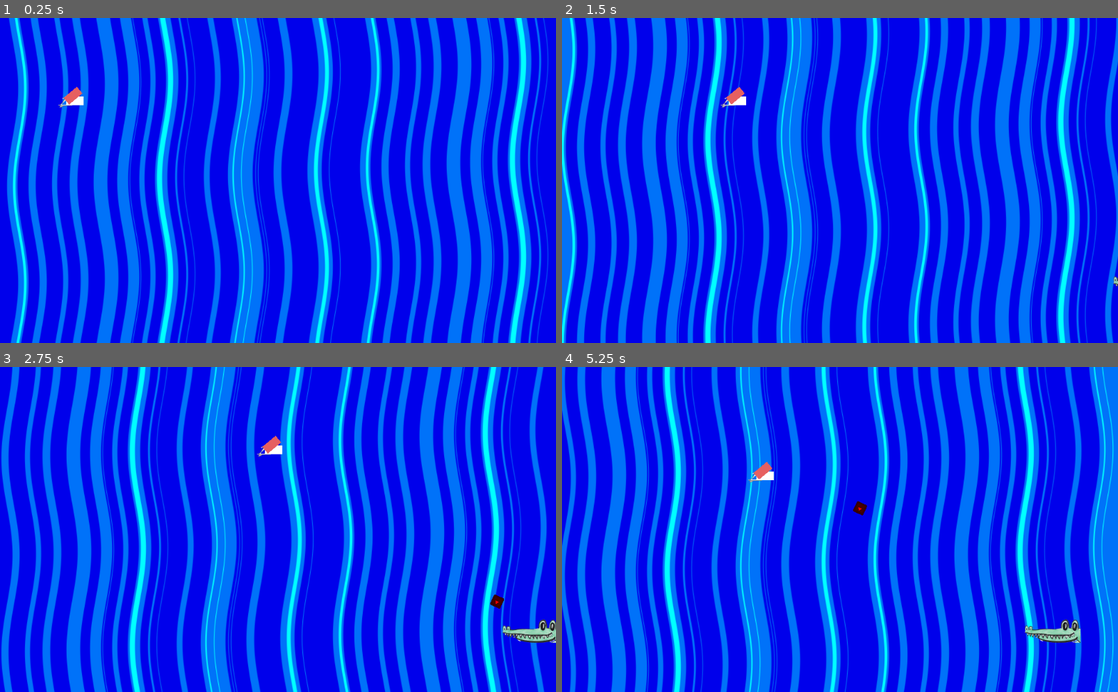
Above: before the commit, frames 1-4 (two rows, left to right).
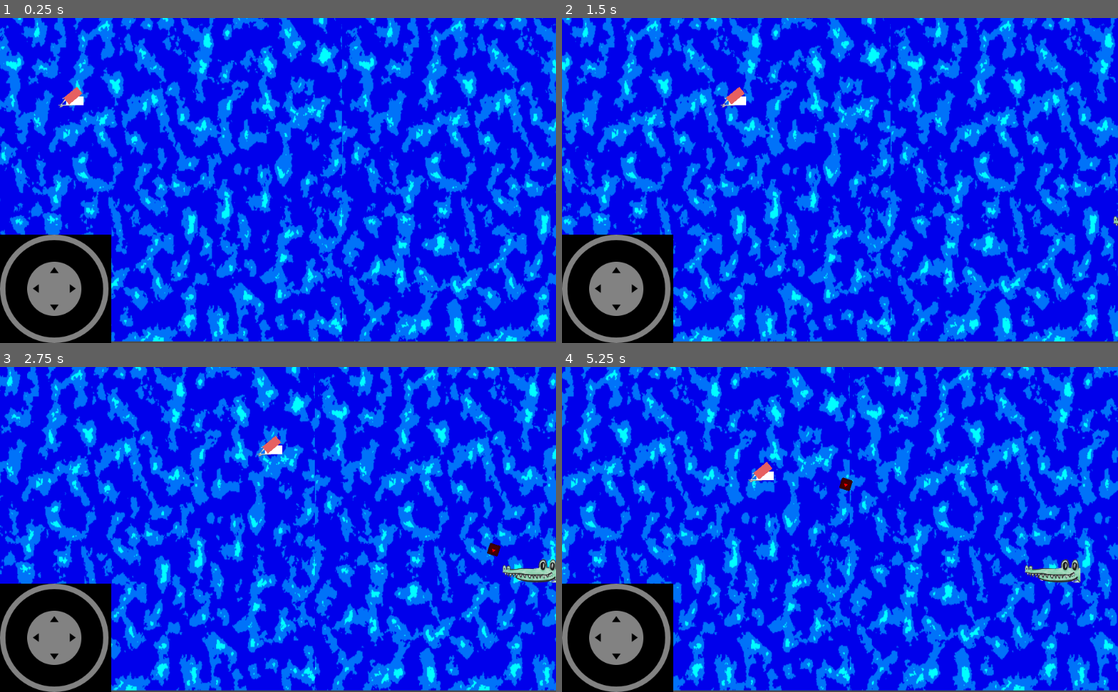
Above: after the commit, the same moments.

Repository: theSledgeHammerAlphabetConspiracy/gatortaser3.5
Game: Godot game, scene res://main.tscn
Two runs of this game, one before a commit and one after it. Both use one fixed random seed, a clock stepped at 60 frames per second and the inputs below. The engine's default icon, where the game draws it, is replaced by a stand-in: a white triangle on a blue panel in a dark square.
Inputs (mouse positions are in pixels of both pictures, inside the frame that each line leads up to):
- Up to frame 1 (0.25 s): no input
- Up to frame 2 (1.5 s): move the mouse to (962, 164) at 0.52 s; hold Right (ui_right) 0.53-1.25 s; tap Space (shoot) at 0.6 s; click (962, 164) at 0.67 s; drag from (728, 196) to (728, 102) at 1.27 s
- Up to frame 3 (2.75 s): move the mouse to (333, 458) at 2.02 s; hold Right (ui_right) from 2.03 s (still down); tap Space (shoot) at 2.1 s
- Up to frame 4 (5.25 s): release Right (ui_right) at 2.75 s; drag from (812, 594) to (1090, 633) at 2.77 s; move the mouse to (1006, 578) at 3.52 s; hold Left (ui_left) 3.53-4.25 s; tap Space (shoot) at 3.6, 5.1 s; drag from (673, 480) to (1051, 633) at 4.27 s; move the mouse to (867, 529) at 5.02 s; hold Down (ui_down) from 5.03 s (still down); click (867, 529) at 5.17 s

The runs differ from the first frame. In frame 1, 58% of the frame differs, in the area x 0-100%, y 0-100%; in frame 2, 59%; in frame 3, 58%; in frame 4, 61%.

Commit message:
itch release

Diff:
--- /dev/null
+++ b/joystick/virtual_joystick.gd
@@ -0,0 +1,161 @@
+class_name VirtualJoystick
+
+extends Control
+
+# https://github.com/MarcoFazioRandom/Virtual-Joystick-Godot
+
+#### EXPORTED VARIABLE ####
+
+# The color of the button when the joystick is in use.
+export(Color) var pressed_color := Color.gray
+
+# If the input is inside this range, the output is zero.
+export(float, 0, 200, 1) var deadzone_size : float = 10
+
+# The max distance the tip can reach.
+export(float, 0, 500, 1) var clampzone_size : float = 75
+
+# FIXED: The joystick doesn't move.
+# DYNAMIC: Every time the joystick area is pressed, the joystick position is set on the touched position.
+enum JoystickMode {FIXED, DYNAMIC}
+
+export(JoystickMode) var joystick_mode := JoystickMode.FIXED
+
+# VISIBILITY_ALWAYS = Always visible.
+# VISIBILITY_TOUCHSCREEN_ONLY = Visible on touch screens only.
+enum VisibilityMode {ALWAYS , TOUCHSCREEN_ONLY }
+
+export(VisibilityMode) var visibility_mode := VisibilityMode.ALWAYS
+
+# Use Input Actions
+export var use_input_actions := true
+
+# Project -> Project Settings -> Input Map
+export var action_left := "ui_left"
+export var action_right := "ui_right"
+export var action_up := "ui_up"
+export var action_down := "ui_down"
+
+#### PUBLIC VARIABLES ####
+
+# If the joystick is receiving inputs.
+var _pressed := false setget , is_pressed
+
+func is_pressed() -> bool:
+	return _pressed
+
+# The joystick output.
+var _output := Vector2.ZERO setget , get_output
+
+func get_output() -> Vector2:
+	return _output
+
+#### PRIVATE VARIABLES ####
+
+var _touch_index : int = -1
+
+onready var _base := $Base
+onready var _tip := $Base/Tip
+
+onready var _base_radius = _base.rect_size * _base.get_global_transform_with_canvas().get_scale() / 2
+
+onready var _base_default_position : Vector2 = _base.rect_position
+onready var _tip_default_position : Vector2 = _tip.rect_position
+
+onready var _default_color : Color = _tip.modulate
+
+#### FUNCTIONS ####
+
+func _ready() -> void:
+	if not OS.has_touchscreen_ui_hint() and visibility_mode == VisibilityMode.TOUCHSCREEN_ONLY:
+		hide()
+
+func _input(event: InputEvent) -> void:
+	if event is InputEventScreenTouch:
+		if event.pressed:
+			if _is_point_inside_joystick_area(event.position) and _touch_index == -1:
+				if joystick_mode == JoystickMode.DYNAMIC or (joystick_mode == JoystickMode.FIXED and _is_point_inside_base(event.position)):
+					if joystick_mode == JoystickMode.DYNAMIC:
+						_move_base(event.position)
+					_touch_index = event.index
+					_tip.modulate = pressed_color
+					_update_joystick(event.position)
+					get_tree().set_input_as_handled()
+		elif event.index == _touch_index:
+			_reset()
+			get_tree().set_input_as_handled()
+	elif event is InputEventScreenDrag:
+		if event.index == _touch_index:
+			_update_joystick(event.position)
+			get_tree().set_input_as_handled()
+
+func _move_base(new_position: Vector2) -> void:
+	_base.rect_global_position = new_position - _base.rect_pivot_offset * get_global_transform_with_canvas().get_scale()
+
+func _move_tip(new_position: Vector2) -> void:
+	_tip.rect_global_position = new_position - _tip.rect_pivot_offset * _base.get_global_transform_with_canvas().get_scale()
+
+func _is_point_inside_joystick_area(point: Vector2) -> bool:
+	var x: bool = point.x >= rect_global_position.x and point.x <= rect_global_position.x + (rect_size.x * get_global_transform_with_canvas().get_scale().x)
+	var y: bool = point.y >= rect_global_position.y and point.y <= rect_global_position.y + (rect_size.y * get_global_transform_with_canvas().get_scale().y)
+	return x and y
+
+func _is_point_inside_base(point: Vector2) -> bool:
+	var center : Vector2 = _base.rect_global_position + _base_radius
+	var vector : Vector2 = point - center
+	if vector.length_squared() <= _base_radius.x * _base_radius.x:
+		return true
+	else:
+		return false
+
+func _update_joystick(touch_position: Vector2) -> void:
+	var center : Vector2 = _base.rect_global_position + _base_radius
+	var vector : Vector2 = touch_position - center
+	vector = vector.clamped(clampzone_size)
+
+	_move_tip(center + vector)
+
+	if vector.length_squared() > deadzone_size * deadzone_size:
+		_pressed = true
+		_output = (vector - (vector.normalized() * deadzone_size)) / (clampzone_size - deadzone_size)
+	else:
+		_pressed = false
+		_output = Vector2.ZERO
+
+	if use_input_actions:
+		_update_input_actions()
+
+func _update_input_actions():
+	if _output.x < 0:
+		Input.action_press(action_left, -_output.x)
+	elif Input.is_action_pressed(action_left):
+		Input.action_release(action_left)
+	if _output.x > 0:
+		Input.action_press(action_right, _output.x)
+	elif Input.is_action_pressed(action_right):
+		Input.action_release(action_right)
+	if _output.y < 0:
+		Input.action_press(action_up, -_output.y)
+	elif Input.is_action_pressed(action_up):
+		Input.action_release(action_up)
+	if _output.y > 0:
+		Input.action_press(action_down, _output.y)
+	elif Input.is_action_pressed(action_down):
+		Input.action_release(action_down)
+
+func _reset():
+	_pressed = false
+	_output = Vector2.ZERO
+	_touch_index = -1
+	_tip.modulate = _default_color
+	_base.rect_position = _base_default_position
+	_tip.rect_position = _tip_default_position
+	if use_input_actions:
+		if Input.is_action_pressed(action_left) or Input.is_action_just_pressed(action_left):
+			Input.action_release(action_left)
+		if Input.is_action_pressed(action_right) or Input.is_action_just_pressed(action_right):
+			Input.action_release(action_right)
+		if Input.is_action_pressed(action_down) or Input.is_action_just_pressed(action_down):
+			Input.action_release(action_down)
+		if Input.is_action_pressed(action_up) or Input.is_action_just_pressed(action_up):
+			Input.action_release(action_up)
--- /dev/null
+++ b/joystick/virtual_joystick.tscn
@@ -0,0 +1,55 @@
+[gd_scene load_steps=4 format=2]
+
+[ext_resource path="res://joystick/textures/joystick_base_outline.png" type="Texture" id=1]
+[ext_resource path="res://joystick/textures/joystick_tip_arrows.png" type="Texture" id=2]
+[ext_resource path="res://joystick/virtual_joystick.gd" type="Script" id=3]
+
+[node name="Virtual joystick" type="Control"]
+modulate = Color( 1, 1, 1, 0.509804 )
+anchor_top = 1.0
+anchor_bottom = 1.0
+margin_left = 50.0
+margin_top = -250.0
+margin_right = 250.0
+margin_bottom = -50.0
+script = ExtResource( 3 )
+
+[node name="Base" type="TextureRect" parent="."]
+anchor_left = 0.5
+anchor_top = 0.5
+anchor_right = 0.5
+anchor_bottom = 0.5
+margin_left = -100.0
+margin_top = -100.0
+margin_right = 100.0
+margin_bottom = 100.0
+grow_horizontal = 2
+grow_vertical = 2
+rect_pivot_offset = Vector2( 100, 100 )
+size_flags_horizontal = 4
+size_flags_vertical = 4
+texture = ExtResource( 1 )
+stretch_mode = 6
+__meta__ = {
+"_edit_use_anchors_": false
+}
+
+[node name="Tip" type="TextureRect" parent="Base"]
+anchor_left = 0.5
+anchor_top = 0.5
+anchor_right = 0.5
+anchor_bottom = 0.5
+margin_left = -50.0
+margin_top = -50.0
+margin_right = 50.0
+margin_bottom = 50.0
+grow_horizontal = 2
+grow_vertical = 2
+rect_pivot_offset = Vector2( 50, 50 )
+size_flags_horizontal = 4
+size_flags_vertical = 4
+texture = ExtResource( 2 )
+stretch_mode = 6
+__meta__ = {
+"_edit_use_anchors_": false
+}
--- a/main.tscn
+++ b/main.tscn
@@ -7,6 +7,7 @@
 [ext_resource path="res://scripts/scrolling.gd" type="Script" id=5]
 [ext_resource path="res://touchcontrols2.tscn" type="PackedScene" id=6]
 [ext_resource path="res://good assets/0037.png" type="Texture" id=7]
+[ext_resource path="res://joystick/virtual_joystick.tscn" type="PackedScene" id=8]
 
 [sub_resource type="RectangleShape2D" id=1]
 extents = Vector2( 20, 10 )
@@ -31,7 +32,7 @@
 "times": PoolRealArray( 0, 1.5, 3 ),
 "transitions": PoolRealArray( 1, 1, 1 ),
 "update": 0,
-"values": [ Vector2( 0, 0 ), Vector2( 0, 520 ), Vector2( 0, 0 ) ]
+"values": [ Vector2( 0, 0 ), Vector2( 0, 350 ), Vector2( 0, 0 ) ]
 }
 
 [sub_resource type="Animation" id=6]
@@ -61,26 +62,6 @@
 "values": [ Vector2( 0, 0 ) ]
 }
 
-[sub_resource type="Shader" id=7]
-code = "shader_type canvas_item;
-
-uniform float wave_speed = 3.0; //wave loop speed
-uniform float wave_freq = 10.0; //wave vertical freq
-uniform float wave_width = 1; //wave width
-void fragment(){
-	vec2 scale_UV = SCREEN_UV;
-	vec2 wave_uv_offset;
-	wave_uv_offset.x = cos((TIME*wave_speed)+UV.x+UV.y*wave_freq*2.0)*wave_width*0.01;
-	//COLOR = vec4(wave_uv_offset,0.0,1.0);
-	COLOR = texture(SCREEN_TEXTURE,scale_UV+wave_uv_offset);
-}"
-
-[sub_resource type="ShaderMaterial" id=8]
-shader = SubResource( 7 )
-shader_param/wave_speed = 1.0
-shader_param/wave_freq = 6.0
-shader_param/wave_width = 1.0
-
 [sub_resource type="Gradient" id=9]
 
 [sub_resource type="GradientTexture2D" id=10]
@@ -91,9 +72,9 @@
 script = ExtResource( 1 )
 
 [node name="ColorRect" type="ColorRect" parent="."]
-visible = false
-margin_right = 40.0
-margin_bottom = 40.0
+margin_top = 400.0
+margin_right = 8.0
+margin_bottom = 475.0
 rect_scale = Vector2( 25.6, 2.76 )
 color = Color( 0, 0, 0, 1 )
 
@@ -151,13 +132,6 @@
 [node name="player" parent="." instance=ExtResource( 2 )]
 position = Vector2( 117, 153 )
 
-[node name="wave" type="Sprite" parent="."]
-material = SubResource( 8 )
-position = Vector2( 510.5, 311.5 )
-scale = Vector2( 16.9531, 10.7344 )
-z_index = -1
-texture = ExtResource( 4 )
-
 [node name="Sprite2" type="Sprite" parent="."]
 visible = false
 position = Vector2( 510.5, 311.5 )
@@ -189,6 +163,12 @@
 rotation = 1.5708
 texture = SubResource( 10 )
 
+[node name="Virtual joystick" parent="." instance=ExtResource( 8 )]
+margin_left = 0.0
+margin_top = 400.0
+margin_right = 200.0
+margin_bottom = 600.0
+
 [connection signal="timeout" from="spawnsystem/Timer" to="." method="_on_Timer_timeout"]
 
 [editable path="Node2D"]
--- /dev/null
+++ b/objects/waveshader.tscn
@@ -0,0 +1,30 @@
+[gd_scene load_steps=4 format=2]
+
+[ext_resource path="res://icon.png" type="Texture" id=1]
+
+[sub_resource type="Shader" id=7]
+code = "shader_type canvas_item;
+
+uniform float wave_speed = 3.0; //wave loop speed
+uniform float wave_freq = 10.0; //wave vertical freq
+uniform float wave_width = 1; //wave width
+void fragment(){
+	vec2 scale_UV = SCREEN_UV;
+	vec2 wave_uv_offset;
+	wave_uv_offset.x = cos((TIME*wave_speed)+UV.x+UV.y*wave_freq*2.0)*wave_width*0.01;
+	//COLOR = vec4(wave_uv_offset,0.0,1.0);
+	COLOR = texture(SCREEN_TEXTURE,scale_UV+wave_uv_offset);
+}"
+
+[sub_resource type="ShaderMaterial" id=8]
+shader = SubResource( 7 )
+shader_param/wave_speed = 1.0
+shader_param/wave_freq = 6.0
+shader_param/wave_width = 1.0
+
+[node name="wave" type="Sprite"]
+material = SubResource( 8 )
+position = Vector2( 510.5, 311.5 )
+scale = Vector2( 16.9531, 10.7344 )
+z_index = -1
+texture = ExtResource( 1 )
--- a/project.godot
+++ b/project.godot
@@ -7,6 +7,16 @@
 ;   param=value ; assign values to parameters
 
 config_version=4
+
+_global_script_classes=[ {
+"base": "Control",
+"class": "VirtualJoystick",
+"language": "GDScript",
+"path": "res://joystick/virtual_joystick.gd"
+} ]
+_global_script_class_icons={
+"VirtualJoystick": ""
+}
 
 [application]
 
--- a/tazerproj.tscn
+++ b/tazerproj.tscn
@@ -14,6 +14,9 @@
 shape = SubResource( 1 )
 
 [node name="Sprite" type="Sprite" parent="."]
+modulate = Color( 0, 0, 0, 1 )
+position = Vector2( -0.500001, 0 )
+scale = Vector2( 0.3, 0.3 )
 z_index = 2
 texture = ExtResource( 2 )
 
--- /dev/null
+++ b/test/player.gd
@@ -0,0 +1,24 @@
+extends Sprite
+
+export (NodePath) var joystickLeftPath
+onready var joystickLeft : VirtualJoystick = get_node(joystickLeftPath)
+
+export var speed : float = 100
+
+export (NodePath) var joystickRightPath
+onready var joystickRight : VirtualJoystick = get_node(joystickRightPath)
+
+func _process(delta: float) -> void:
+#	# Movement using the joystick output:
+#	if joystickLeft and joystickLeft.is_pressed():
+#		position += joystickLeft.get_output() * speed * delta
+
+	# Movement using Input functions:
+	var move := Vector2.ZERO
+	move.x = Input.get_axis("ui_left", "ui_right")
+	move.y = Input.get_axis("ui_up", "ui_down")
+	position += move * speed * delta
+
+	# Rotation:
+	if joystickRight and joystickRight.is_pressed():
+		rotation = joystickRight.get_output().angle()
--- /dev/null
+++ b/test/test.tscn
@@ -0,0 +1,27 @@
+[gd_scene load_steps=4 format=2]
+
+[ext_resource path="res://icon.png" type="Texture" id=1]
+[ext_resource path="res://joystick/virtual_joystick.tscn" type="PackedScene" id=2]
+[ext_resource path="res://test/player.gd" type="Script" id=3]
+
+[node name="Node" type="Node"]
+
+[node name="UI" type="CanvasLayer" parent="."]
+
+[node name="Virtual joystick" parent="UI" instance=ExtResource( 2 )]
+
+[node name="Virtual joystick2" parent="UI" instance=ExtResource( 2 )]
+anchor_left = 1.0
+anchor_right = 1.0
+margin_left = -250.0
+margin_right = -50.0
+joystick_mode = 1
+use_input_actions = false
+
+[node name="Icon" type="Sprite" parent="."]
+position = Vector2( 512, 300 )
+scale = Vector2( 2, 2 )
+texture = ExtResource( 1 )
+script = ExtResource( 3 )
+joystickLeftPath = NodePath("../UI/Virtual joystick")
+joystickRightPath = NodePath("../UI/Virtual joystick2")
Binary file added: joystick/textures/joystick_base_outline.png
Not shown, added: joystick/textures/joystick_base_outline.png.import
Binary file added: joystick/textures/joystick_tip.png
Not shown, added: joystick/textures/joystick_tip.png.import
Binary file added: joystick/textures/joystick_tip_arrows.png
Not shown, added: joystick/textures/joystick_tip_arrows.png.import
Not shown: 1 places in main.tscn that only renumber resources
Binary file added: previews/gitpreview.png
Not shown, added: previews/gitpreview.png.import
Binary file added: previews/icon.png
Not shown, added: previews/icon.png.import
Binary file added: previews/preview1.png
(and 7 more such lines)
